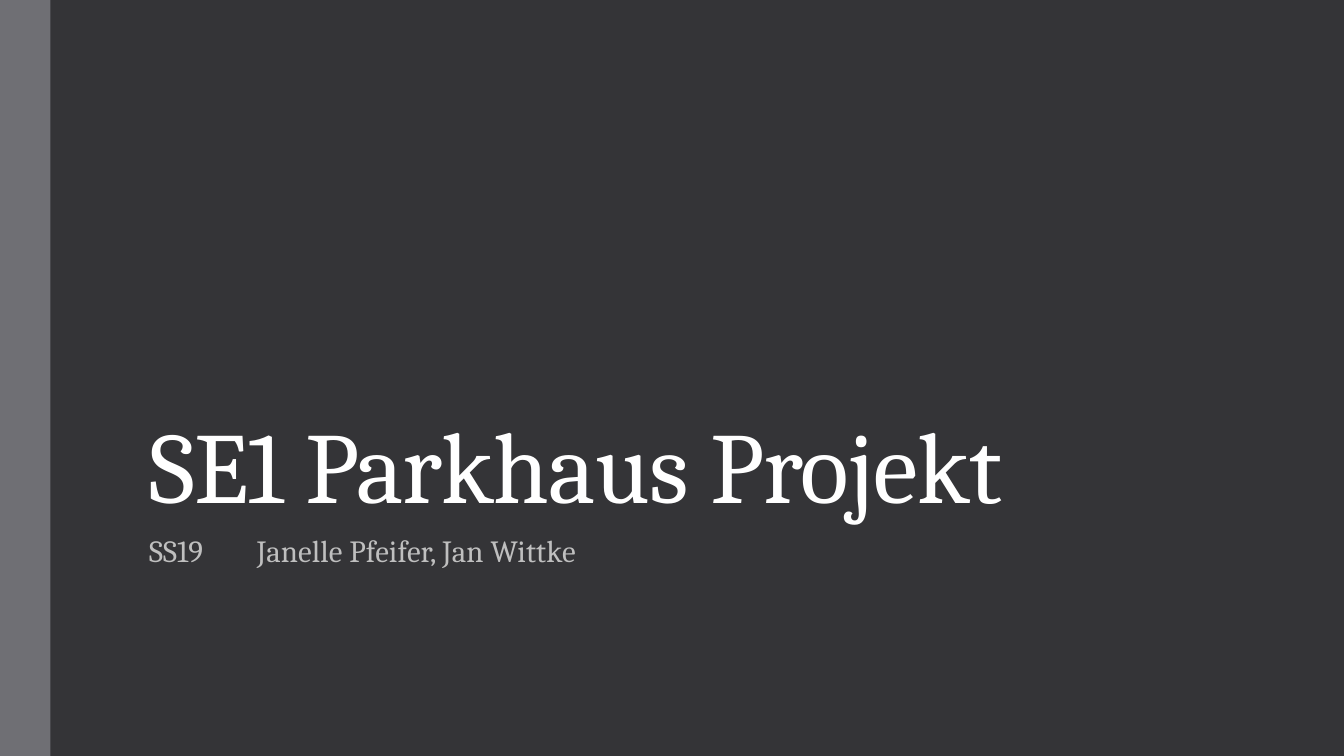
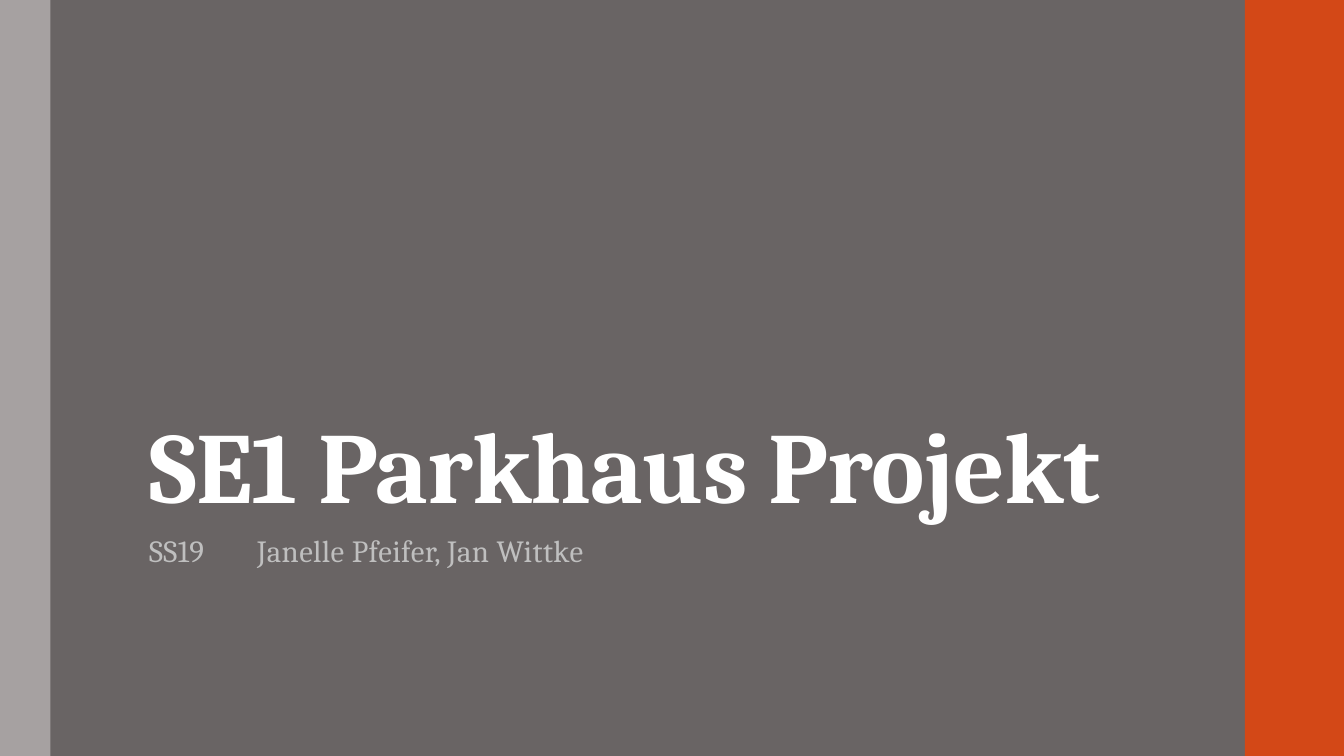
Before and after one commit to CodeIsJustLikeMagic/SE1Minutes, a slide deck: slide 1 of Projekt Diagramme/19 Präsentation und Demo.pptx. Drawn at 1344x756 pixels with LibreOffice and Linux fonts; fonts in the diff are those of the drawing. Boxes give left, top, right and bottom in pixels: in the first picture for what was removed or moved away, otherwise in the second. Text is boxed around its words. In the diff, an @@ line names an element or a change of style, - is before the commit and + after.

```diff
--- a/Projekt Diagramme/19 Präsentation und Demo.pptx
+++ b/Projekt Diagramme/19 Präsentation und Demo.pptx
@@ background #353537 to #696464 @@
@@ rectangle at bbox=[0, 0, 50, 756]: fill #6F6F74 to #A6A1A1 @@
@@ rectangle added at bbox=[1245, 0, 1344, 756], fill #D34817 @@
@@ title "SE1 Parkhaus Projekt" at bbox=[149, 433, 1100, 525]: bold on @@
@@ subtitle "SS19 Janelle Pfeifer, Jan Wittke" at bbox=[149, 540, 583, 568]: letter spacing 0.1 to 0.3 pt @@
```
Also in this commit, not shown: 6 other slides changed.
